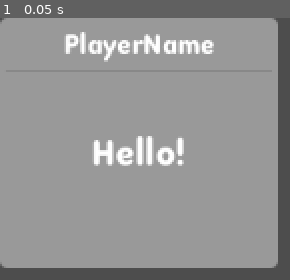
Above: before the commit, frame 1.
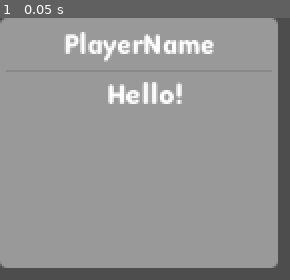
Above: after the commit, the same moment.

Repository: EmptyForge/StepUp
Game: Godot game, scene res://scenes/PlayerPanel.tscn
Two runs of this game, one before a commit and one after it. Both use one fixed random seed, a clock stepped at 60 frames per second and the inputs below. This scene is started directly instead of the project's main scene.
Inputs:
- Up to frame 1 (0.05 s): no input

The runs differ from the first frame. In frame 1, 3.2% of the frame differs, in the area x 32-64%, y 24-57%.
Error in both runs: Invalid access to property or key 'host_id' on a base object of type 'null instance'. (res://scripts/PlayerPanel.gd:39)

Commit message:
Status labels from answers shouldn't stretch the panel anymore

Diff:
--- a/scenes/PlayerPanel.tscn
+++ b/scenes/PlayerPanel.tscn
@@ -49,15 +49,14 @@
 [node name="HSeparator" type="HSeparator" parent="MarginContainer/PlayerInputs"]
 layout_mode = 2
 
-[node name="StatusLabel" type="Label" parent="MarginContainer/PlayerInputs"]
+[node name="StatusLabel" type="RichTextLabel" parent="MarginContainer/PlayerInputs"]
 visible = false
-custom_minimum_size = Vector2(0, 110)
+custom_minimum_size = Vector2(0, 86.917)
 layout_mode = 2
 theme = ExtResource("1_ygxgu")
-theme_override_font_sizes/font_size = 32
-text = "Hello!"
-horizontal_alignment = 1
-vertical_alignment = 1
+theme_override_font_sizes/normal_font_size = 26
+bbcode_enabled = true
+text = "[center] Hello!"
 
 [node name="AnswerTextEdit" type="TextEdit" parent="MarginContainer/PlayerInputs"]
 custom_minimum_size = Vector2(0, 85)
--- a/scripts/PlayerPanel.gd
+++ b/scripts/PlayerPanel.gd
@@ -63,7 +63,8 @@
 @rpc("any_peer", "call_local", "reliable")
 func update_visuals():
 	player_name_label.text = player_name
-	player_status_label.text = player_status
+	player_status_label.clear()
+	player_status_label.append_text("[center]" + player_status)
 	if player_color != self.get_theme_stylebox("panel").bg_color:
 		var new_stylebox = player_panel_stylebox.duplicate()
 		new_stylebox.bg_color = player_color
